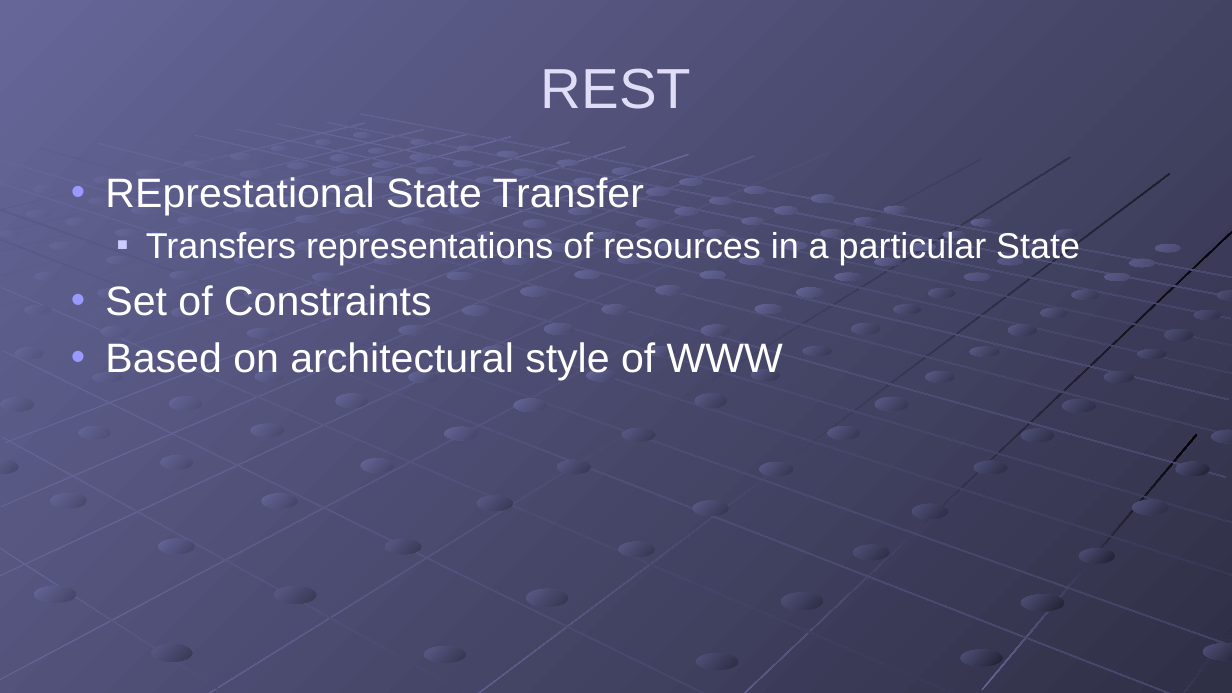
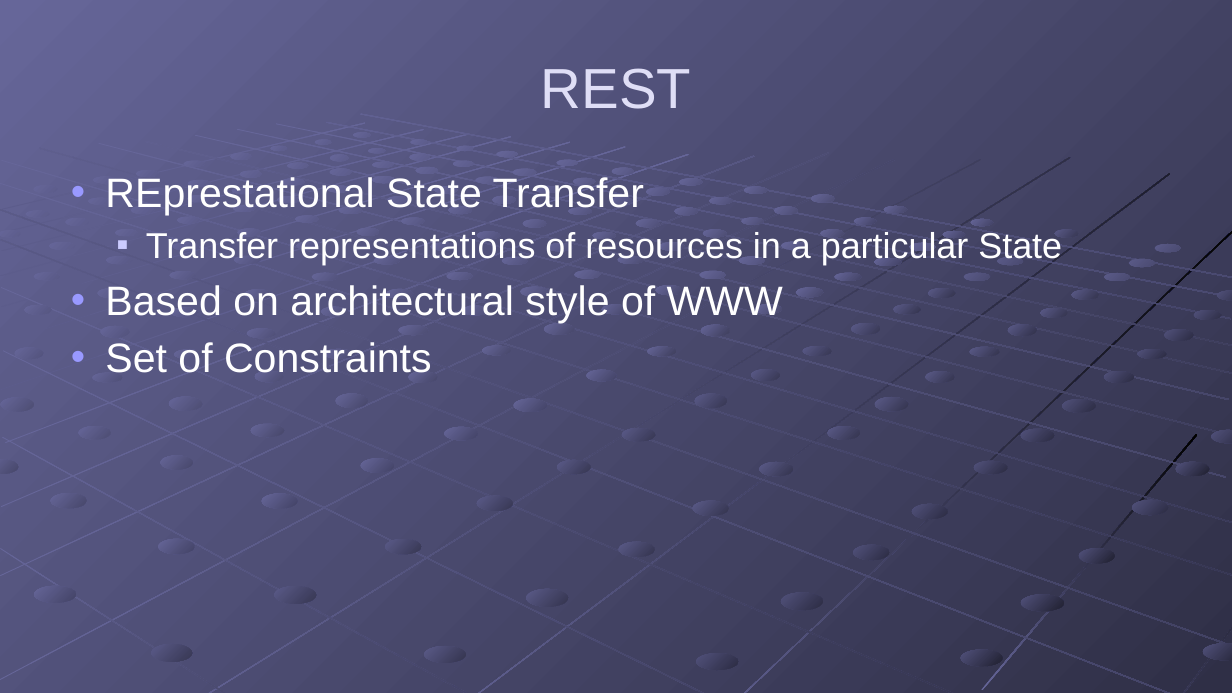
Before and after one commit to gregsohl/RESTFul_API_Presentation, a slide deck: slide 3 of Presentation/RESTful APIs.pptx. Drawn at 1232x693 pixels with LibreOffice and Linux fonts; fonts in the diff are those of the drawing. Boxes give left, top, right and bottom in pixels: in the first picture for what was removed or moved away, otherwise in the second. Text is boxed around its words. In the diff, an @@ line names an element or a change of style, - is before the commit and + after.

```diff
--- a/Presentation/RESTful APIs.pptx
+++ b/Presentation/RESTful APIs.pptx
@@ text at <box>105,232,1062,323</box>: text changed @@
-  ■ Transfers representations of resources in a particular State
+  ■ Transfer representations of resources in a particular State
+• Based on architectural style of WWW
@@ text at <box>105,342,783,381</box>: paragraph removed @@
-• Based on architectural style of WWW
```
Also in this commit, not shown: 1 other slide changed, 7 slides added.
